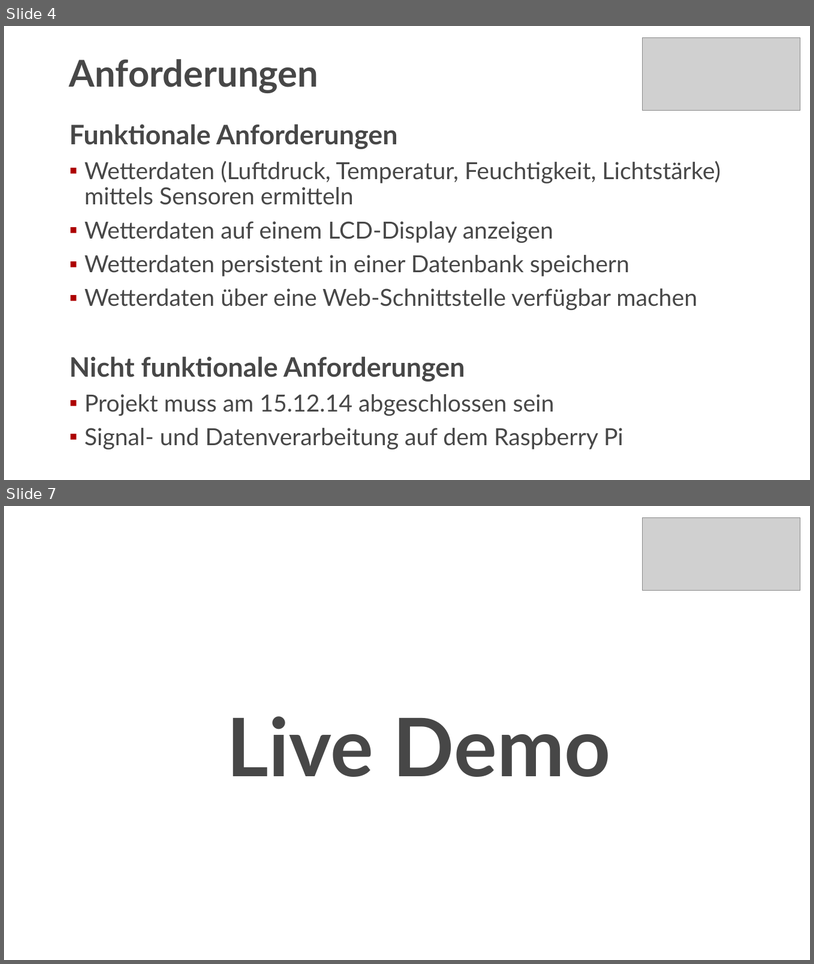
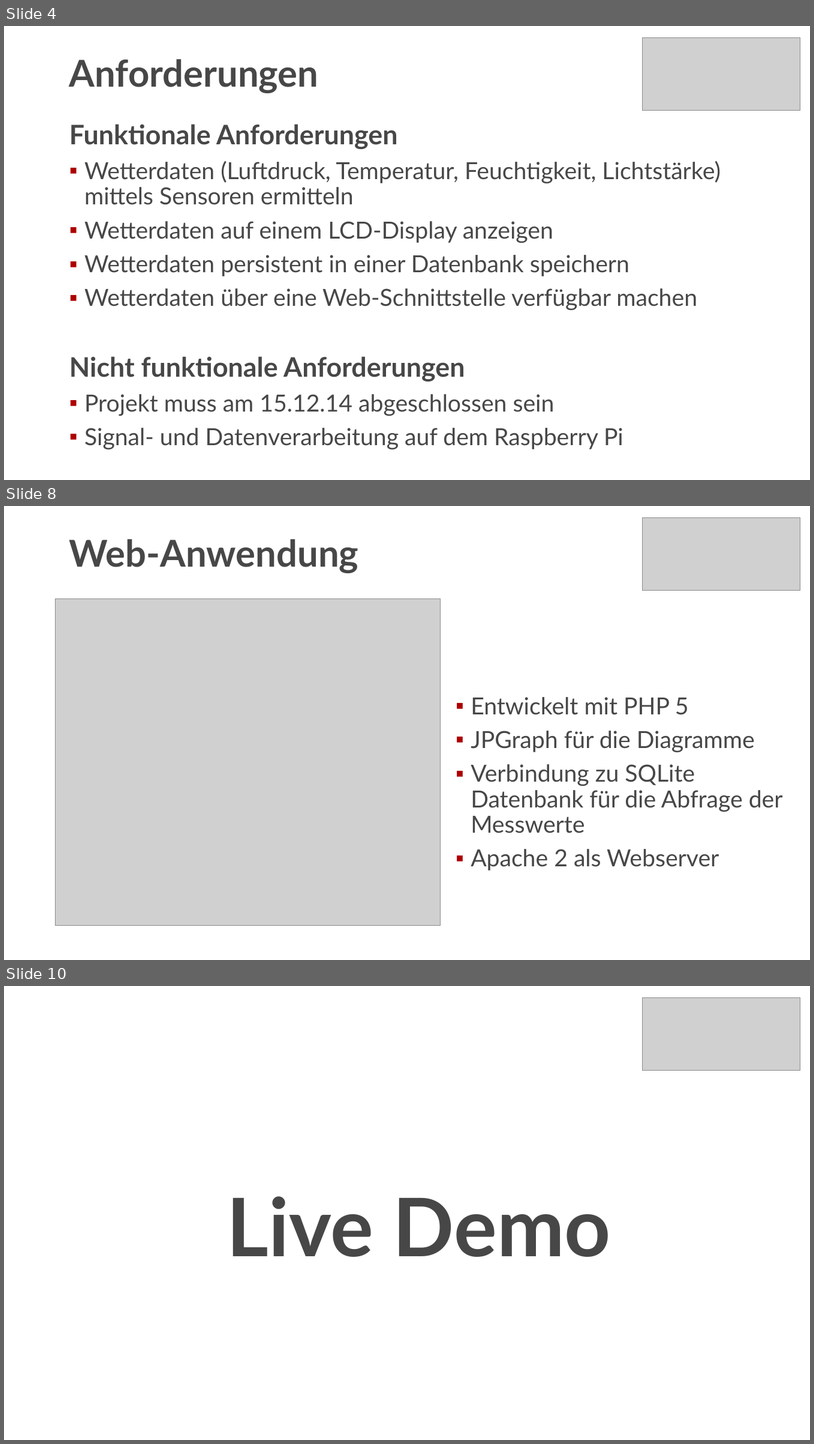
Before and after one commit to FFHS-ES-HH/ras-weather, a slide deck: docs/Präsentation-Wetterstation.pptx. Shown one above the other, each under a label of ours: slides 4 and 7 before the commit, slides 4, 8 and 10 after it; the slides between them are not shown. The pictures are 814x964 and 814x1444 pixels, drawn with LibreOffice and Linux fonts; fonts in the diff are those of the drawing; grey boxes stand for pictures. Boxes give left, top, right and bottom in pixels: in the first picture for what was removed or moved away, otherwise in the second. Text is boxed around its words. In the diff, an @@ line names an element or a change of style, - is before the commit and + after.

```diff
--- a/docs/Präsentation-Wetterstation.pptx
+++ b/docs/Präsentation-Wetterstation.pptx
@@ slide 8 added at bbox=[4, 506, 810, 960], background #FFFFFF @@
@@ picture added at bbox=[643, 518, 800, 591] @@
@@ title added at bbox=[69, 539, 359, 573], 44 pt, text #474747, bold @@
+Web-Anwendung
@@ picture added at bbox=[56, 598, 440, 926] @@
@@ text added at bbox=[471, 697, 783, 870], 28 pt, text #474747 @@
+▪ Entwickelt mit PHP 5
+▪ JPGraph für die Diagramme
+▪ Verbindung zu SQLite Datenbank für die Abfrage der Messwerte
+▪ Apache 2 als Webserver
@@ what was slide 7 is now slide 10 @@
```
Also in this commit, not shown: 2 slides changed, 3 other slides added, 1 slide removed, 1 other file.
